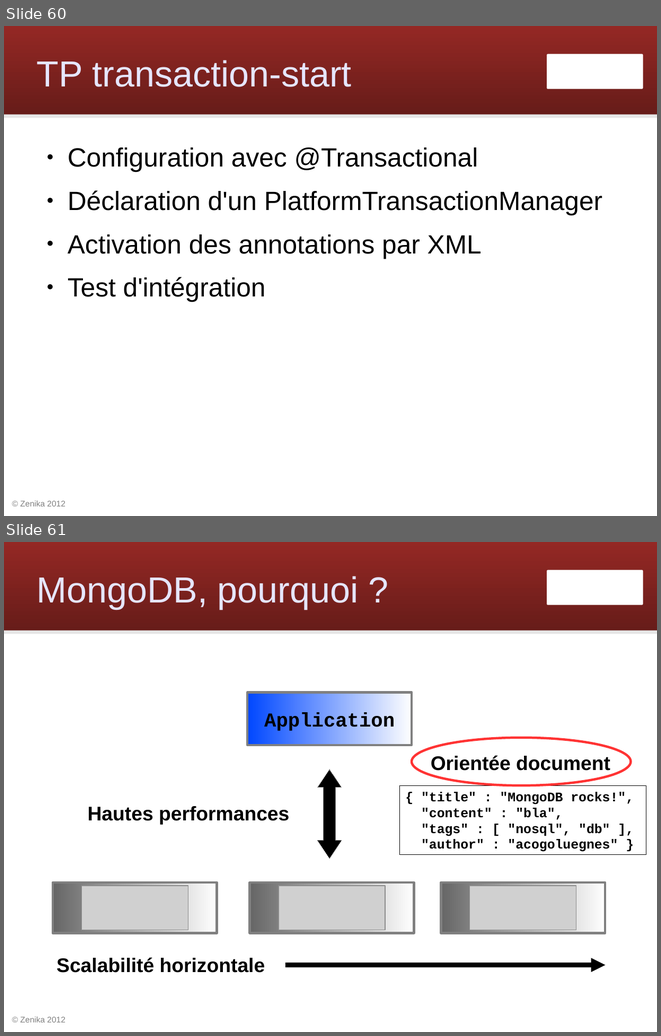
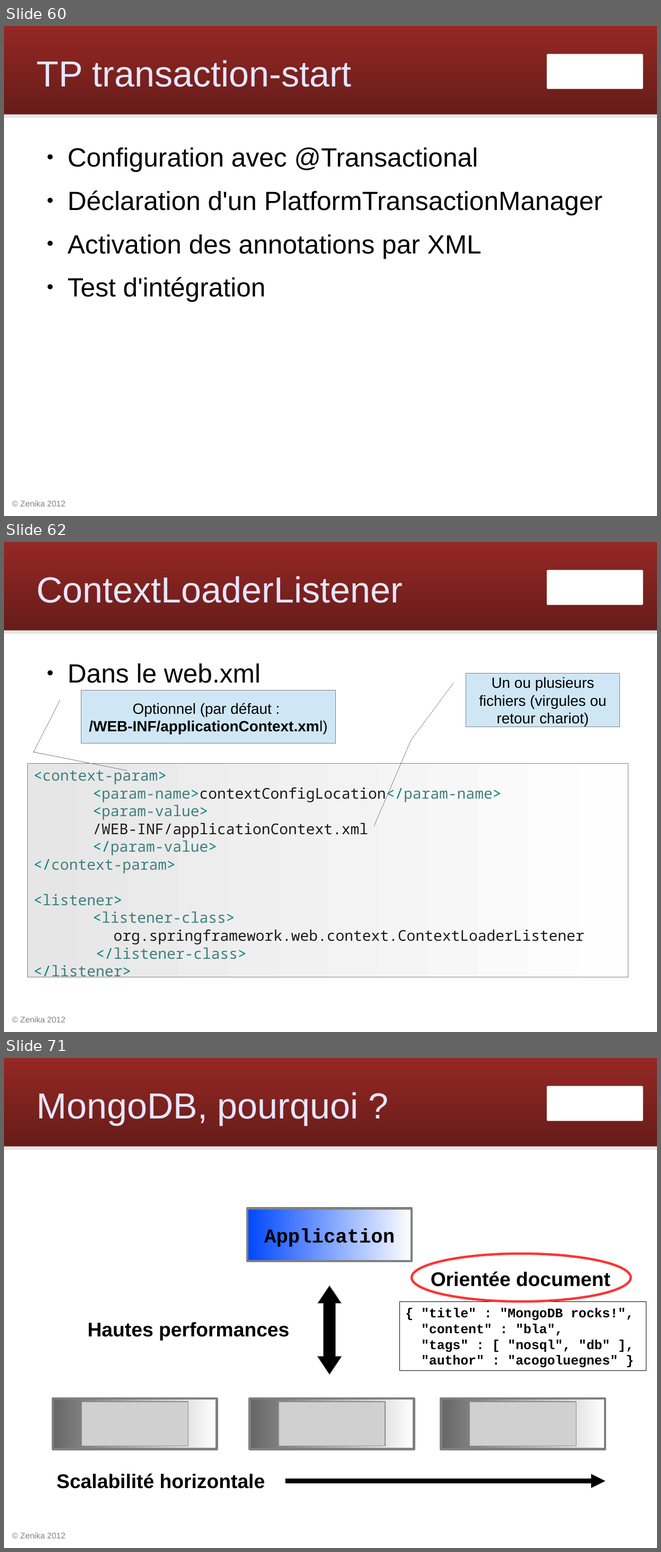
Before and after one commit to Zenika/workshop-spring-core, a slide deck: spring-workshop.odp. Shown one above the other, each under a label of ours: slides 60 and 61 before the commit, slides 60, 62 and 71 after it; the slides between them are not shown. The pictures are 661x1036 and 661x1552 pixels, drawn with LibreOffice and Linux fonts; fonts in the diff are those of the drawing; grey boxes stand for pictures; background and template pictures are left out. Boxes give left, top, right and bottom in pixels: in the first picture for what was removed or moved away, otherwise in the second. Text is boxed around its words. In the diff, an @@ line names an element or a change of style, - is before the commit and + after.

```diff
--- a/spring-workshop.odp
+++ b/spring-workshop.odp
@@ slide 62 added at (4, 542, 657, 1032), background #FFFFFF; not listed: 4 template elements that a slide beside it also shows @@
@@ title added at (37, 576, 403, 603), 44 pt, text #E6E6FF @@
+ContextLoaderListener
@@ text added at (68, 663, 261, 683), 32 pt, text #000000 @@
+● Dans le web.xml
@@ border callout added at (466, 673, 620, 727), fill #CFE7F5, outline #808080 0 pt, 18 pt, text #000000 @@
+Un ou plusieurs fichiers (virgules ou retour chariot)
@@ border callout added at (81, 690, 336, 743), fill #CFE7F5, outline #808080 0 pt, 18 pt, text #000000, bold @@
+Optionnel (par défaut :
+/WEB-INF/applicationContext.xml)
@@ rectangle added at (28, 763, 628, 977), fill gradient #E6E6E6 to #FEFEFE, outline #808080 0 pt, 18 pt, text #3F7F7F @@
+<context-param>
+<param-name>contextConfigLocation</param-name>
+<param-value>
+/WEB-INF/applicationContext.xml
+</param-value>
+</context-param>
+<listener>
+<listener-class>
+org.springframework.web.context.ContextLoaderListener
+</listener-class>
+</listener>
@@ what was slide 61 is now slide 71 @@
```
Also in this commit, not shown: 9 other slides added.
